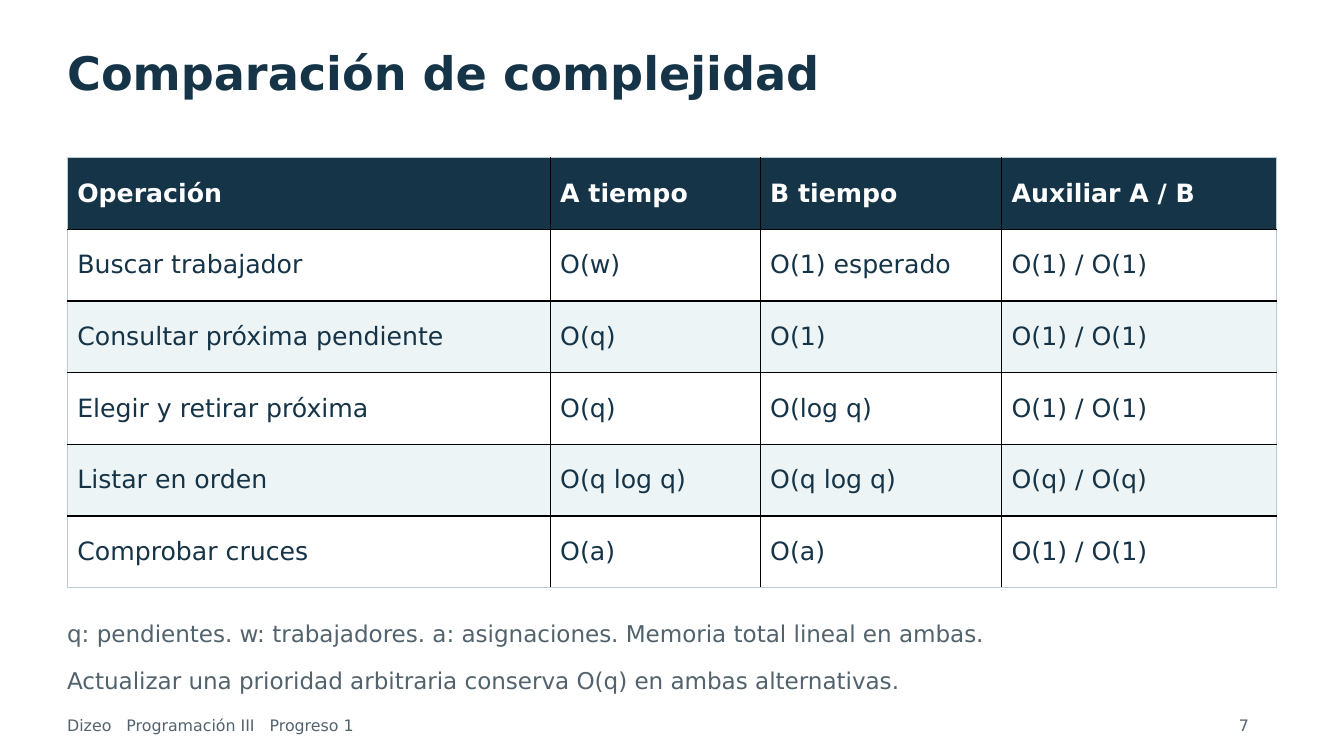
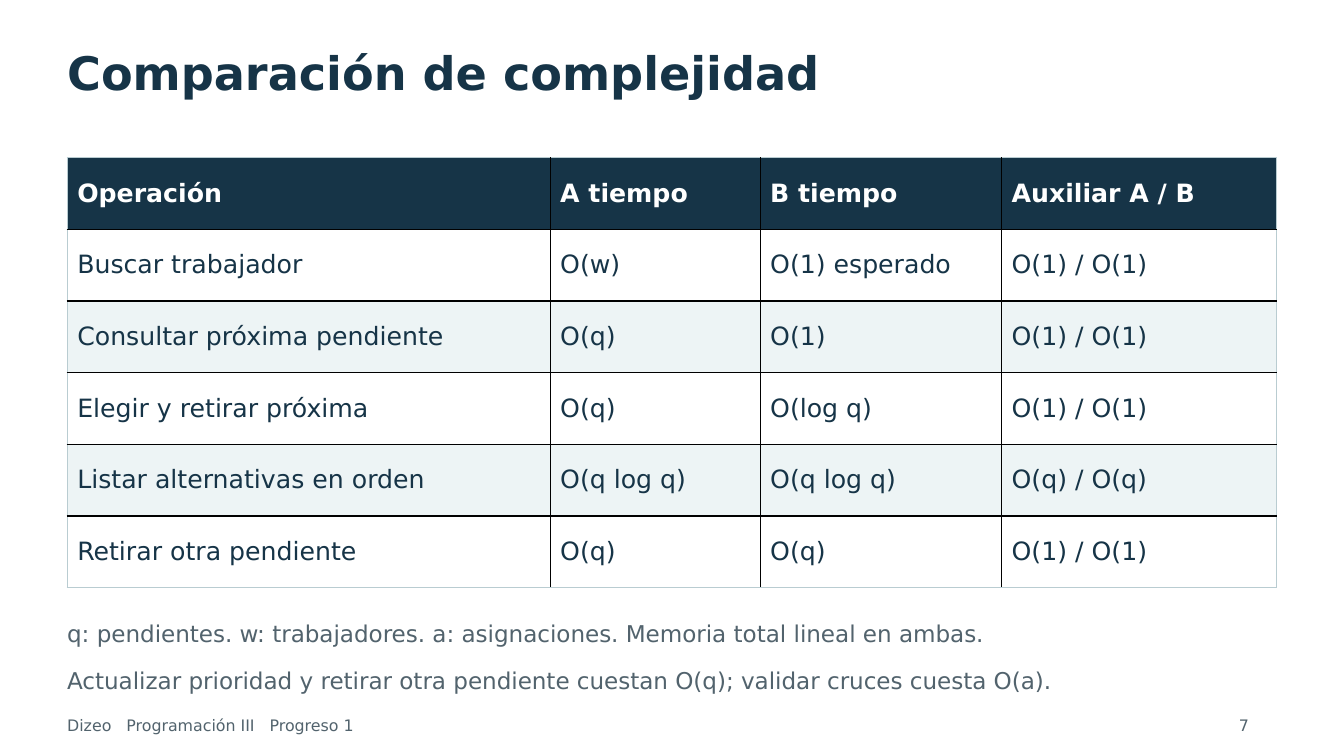
Before and after one commit to dxni999/avanceprogra, a slide deck: slide 7 of docs/presentacion/Presentacion_Dizeo_Progreso1_Final.pptx. Drawn at 1344x756 pixels with LibreOffice and Linux fonts; fonts in the diff are those of the drawing. Boxes give left, top, right and bottom in pixels: in the first picture for what was removed or moved away, otherwise in the second. Text is boxed around its words. In the diff, an @@ line names an element or a change of style, - is before the commit and + after.

```diff
--- a/docs/presentacion/Presentacion_Dizeo_Progreso1_Final.pptx
+++ b/docs/presentacion/Presentacion_Dizeo_Progreso1_Final.pptx
@@ table at [68,157,1277,588] @@
-row 5, column 1: Listar en orden
+row 5, column 1: Listar alternativas en orden
-row 6: Comprobar cruces | O(a) | O(a) | O(1) / O(1)
+row 6: Retirar otra pendiente | O(q) | O(q) | O(1) / O(1)
@@ text at [67,671,1051,694]: text changed @@
-Actualizar una prioridad arbitraria conserva O(q) en ambas alternativas.
+Actualizar prioridad y retirar otra pendiente cuestan O(q); validar cruces cuesta O(a).
```
Also in this commit, not shown: 4 other slides changed, 1 slide added, 5 other files.
